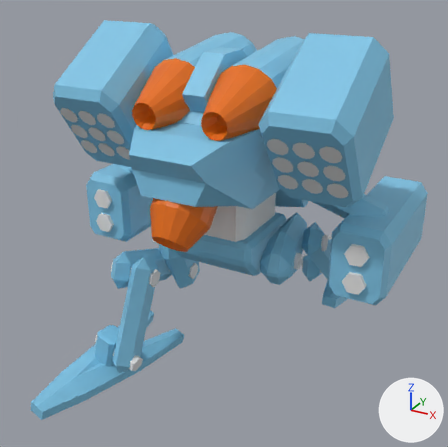
The FBX model Assets/FBX/MechLowFbx.fbx, before and after one commit.
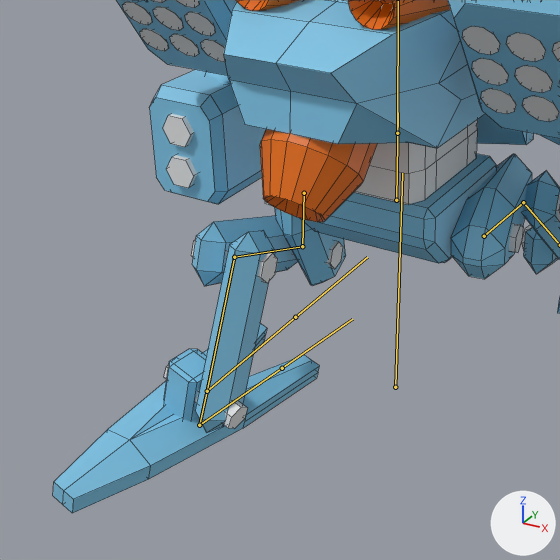
There are two pictures of each version: one whole from a 50 mm camera at (6.01, -11.15, 8.84) aimed at (-0.3, 0.32, 3.1), one close up on the part from 0% to 72% of the width and 28% to 100% of the height. Lighting does not change. The marker at lower right points along +X, +Y and +Z. Both versions are drawn at frame 22 of the action 'Armature|ArmatureAction.001'; the numbers are the values there. The bones that bend it are drawn over the model as lines in the close-ups. The close-ups show mesh edges as thin lines.

Names of what the first close-up shows: 'CockpitBody', 'Cone.001', 'Foot', 'Joint2', 'Joint3', 'Joint4', 'Launchers', 'Launchers.001', 'Leg1', 'Legs2', 'Legs3', 'Pelvis', 'Thruster', 'TurretBase', 'UpperThrusters'.
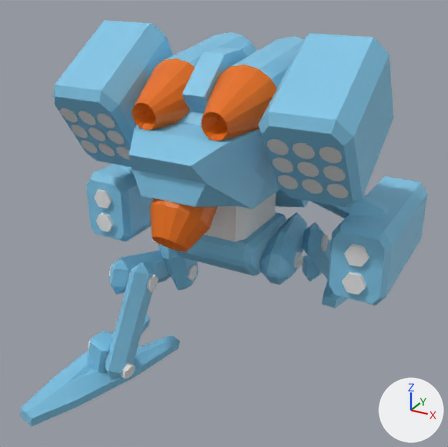
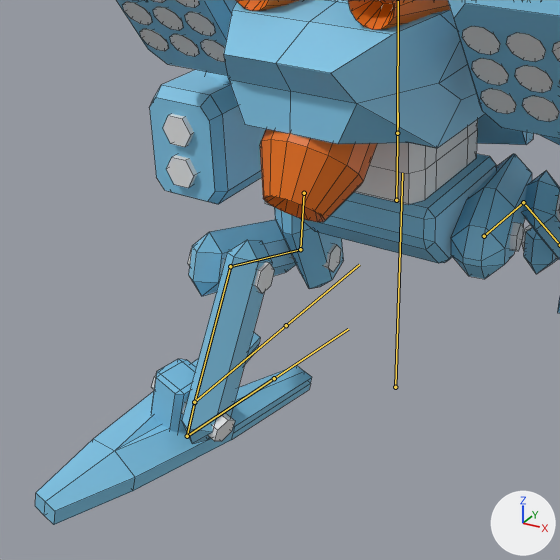
Pixel boxes [x1, y1, x2, y2] of what changed, in the close-ups (560 x 560 px):
'Foot', posed
    before: [53, 298, 560, 513]
    after: [35, 298, 560, 525]
'Legs3', posed
    before: [195, 227, 558, 433]
    after: [182, 227, 558, 444]
'Leg1', posed
    before: [274, 154, 532, 286]
    after: [274, 154, 532, 289]
'Legs2', posed
    before: [192, 171, 560, 286]
    after: [189, 171, 560, 296]
'Joint4', posed
    before: [164, 365, 248, 429]
    after: [152, 375, 235, 441]
'Joint3', posed (19% taller)
    before: [191, 225, 557, 283]
    after: [188, 225, 557, 294]
'Joint2', posed
    before: [293, 195, 560, 269]
    after: [291, 195, 560, 272]
bone 'Leg000.L', root to tip
    before: (304, 193) to (302, 246)
    after: (304, 193) to (300, 249)
bone 'Leg001.L', root to tip
    before: (302, 246) to (234, 257)
    after: (300, 249) to (230, 266)
bone 'Leg002.L', root to tip
    before: (234, 257) to (207, 391)
    after: (230, 266) to (194, 402)
bone 'Chain.L', root to tip
    before: (207, 391) to (199, 425)
    after: (194, 402) to (187, 436)

Edits to the bpy script that builds the scene:
```text
Change bone_leg000_l:
    where bone_leg000_l = bpy.data.objects['Armature'].pose.bones['Leg000.L']  # child of 'Body'
    bone_leg000_l.rotation_quaternion: (0.946, -0.318, 0.031, 0.05) -> (0.936, -0.347, 0.028, 0.053)  # degrees (-37, 5, 4) -> degrees (-40, 5, 5)
Change bone_leg001_l:
    where bone_leg001_l = bpy.data.objects['Armature'].pose.bones['Leg001.L']  # child of 'Leg000.L'
    bone_leg001_l.rotation_quaternion: (0.997, -0.075, -0.01, 0.026) -> (0.999, -0.023, -0.013, 0.027)  # degrees (-9, -1, 3) -> degrees (-3, -1, 3)
Change bone_leg002_l:
    where bone_leg002_l = bpy.data.objects['Armature'].pose.bones['Leg002.L']  # child of 'Leg001.L'
    bone_leg002_l.rotation_quaternion: (0.96, -0.276, 0.003, 0.048) -> (0.937, -0.345, 0.004, 0.061)  # degrees (-32, 2, 5) -> degrees (-40, 3, 6)
Change bone_chain_l:
    where bone_chain_l = bpy.data.objects['Armature'].pose.bones['Chain.L']  # child of 'Leg002.L'
    bone_chain_l.rotation_quaternion: (0.775, 0.632, 0.0, 0.0) -> (0.741, 0.672, 0.0, 0.0)  # degrees (78, 0, 0) -> degrees (84, 0, 0)
```
